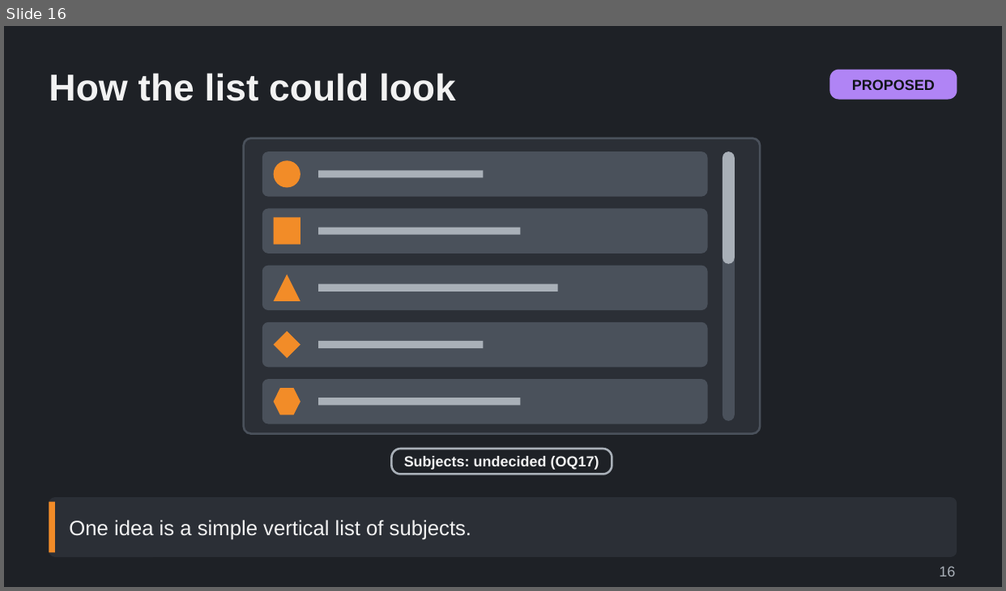
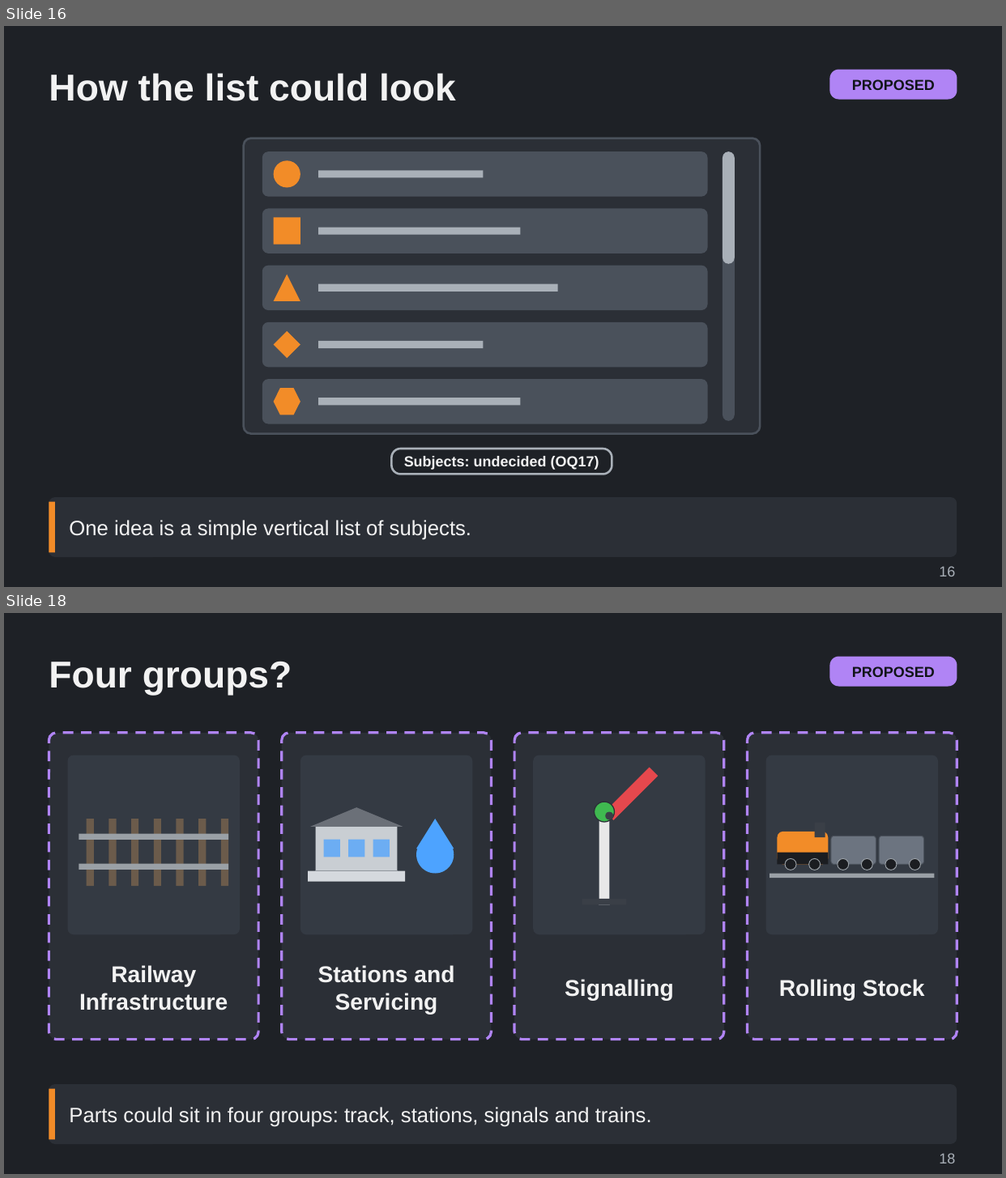
Before and after one commit to Tarenkookoo/Satisfactory---Early-Locomotion, a slide deck: Reporting/Claude Presents/Deck6_Assistant/Railway_Guide_Lessons_and_Build_Menu_Explained.pptx. Shown one above the other, each under a label of ours: slide 16 before the commit, slides 16 and 18 after it; the slides between them are not shown. The pictures are 1006x591 and 1006x1178 pixels, drawn with LibreOffice and Linux fonts; fonts in the diff are those of the drawing. Boxes give left, top, right and bottom in pixels: in the first picture for what was removed or moved away, otherwise in the second. Text is boxed around its words. In the diff, an @@ line names an element or a change of style, - is before the commit and + after.

```diff
--- a/Reporting/Claude Presents/Deck6_Assistant/Railway_Guide_Lessons_and_Build_Menu_Explained.pptx
+++ b/Reporting/Claude Presents/Deck6_Assistant/Railway_Guide_Lessons_and_Build_Menu_Explained.pptx
@@ slide 18 added at box(4, 613, 1002, 1174), background #1E2126 @@
@@ title added at box(49, 661, 292, 696), 36 pt, text #F2F2F2, bold @@
+Four groups?
@@ rounded rectangle added at box(829, 657, 957, 687), fill #B084F5, 14 pt, text #101418, bold @@
+PROPOSED
@@ group added at box(49, 733, 957, 1040): 19 rectangles, 11 rounded rectangles, 9 ellipses, 4 texts, 3 freeform shapes @@
+Railway Infrastructure
+Stations and Servicing
+Signalling
+Rolling Stock
@@ rounded rectangle added at box(49, 1084, 957, 1144), fill #2B2F36 @@
@@ rectangle added at box(49, 1089, 55, 1140), fill #F28C28 @@
@@ text added at box(69, 1107, 652, 1127), 20 pt, text #F2F2F2 @@
+Parts could sit in four groups: track, stations, signals and trains.
@@ text added at box(939, 1153, 955, 1164), 14 pt, text #A9B0B8 @@
+18
```
Also in this commit, not shown: 6 other slides added, 4 other files.
